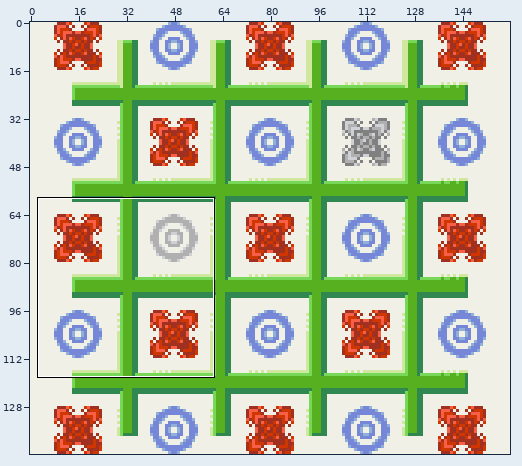
Pixel-art file: graphics/artwork/concept_art/game_5x5.ase. The first picture is a wide view before the edit; the outline marks the close-up.
Close-up. Old version:
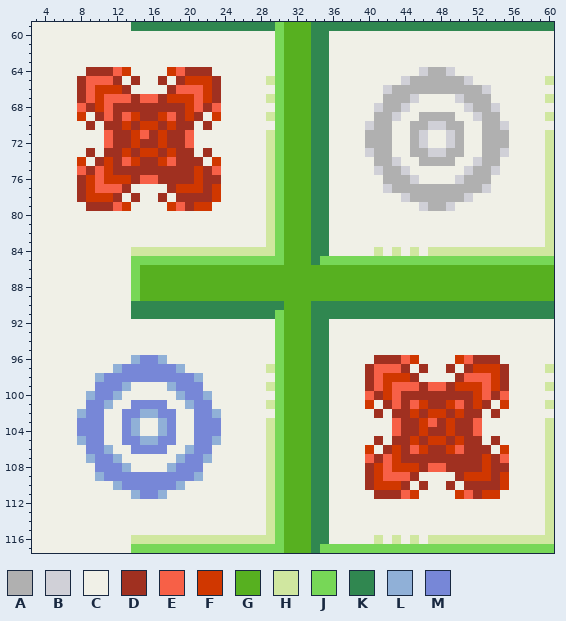
160x144 pixels, 1 frame. Shown: x 3..60, y 59..117. The commit also changed other parts of the picture, which this record leaves out.
Visible layers, top first: "Game X's and O's", "Game Arrow Grids", "Layer 1 #2", "Layer 1".
Palette (. is transparent): A #b0b0b0  B #d0d0d7  C #f0f0e7  D #a03020  E #f76047  F #d03700  G #57b020  H #d0e7a0  J #77d757  K #308750  L #90b0d7  M #7787d7
Pixels before (only the part around the change), first column x 3:
 59 CCCCCCCCCCCKKKKKKKKKKKKKKKKJGGGKKKKKKKKKKKKKKKKKKKKKKKKKKK
 60 CCCCCCCCCCCCCCCCCCCCCCCCCCCJGGGKKCCCCCCCCCCCCCCCCCCCCCCCCC
 61 CCCCCCCCCCCCCCCCCCCCCCCCCCCJGGGKKCCCCCCCCCCCCCCCCCCCCCCCCC
 62 CCCCCCCCCCCCCCCCCCCCCCCCCCCJGGGKKCCCCCCCCCCCCCCCCCCCCCCCCC
 63 CCCCCCCCCCCCCCCCCCCCCCCCCCCJGGGKKCCCCCCCCCCCCCCCCCCCCCCCCC
 64 CCCCCCDDDEFCCCCFEDDDCCCCCCCJGGGKKCCCCCCCCCCBAABCCCCCCCCCCC
 65 CCCCCDEEEDCDCCDCDFFFDCCCCCHJGGGKKCCCCCCCCBAAAAAABCCCCCCCCH
 66 CCCCCDEFFFDCCCCDEEEFDCCCCCCJGGGKKCCCCCCBAAAAAAAAAABCCCCCCC
 67 CCCCCDEFEEEDEEDFFFEFDCCCCCHJGGGKKCCCCCCAAABCCCCBAAACCCCCCH
 68 CCCCCEDFEDDDDDDDDFEDECCCCCCJGGGKKCCCCCBAABCCCCCCBAABCCCCCC
 69 CCCCCFCDEDEFDDFEDFDCFCCCCCHJGGGKKCCCCCAABCCAAAACCBAACCCCCH
 70 CCCCCCDCDDFDFFDFDDCDCCCCCCCJGGGKKCCCCBAACCAABBAACCAABCCCCC
 71 CCCCCCCCEDDFEDFDDECCCCCCCCHJGGGKKCCCCAAACCABCCBACCAAACCCCH
 72 CCCCCCCCEDDFDDFDDECCCCCCCCHJGGGKKCCCCAAACCABCCBACCAAACCCCH
 73 CCCCCCDCDDFDFFDFDDCDCCCCCCHJGGGKKCCCCBAACCAABBAACCAABCCCCH
 74 CCCCCFCDFDEFDDFEDDDCFCCCCCHJGGGKKCCCCCAABCCAAAACCBAACCCCCH
 75 CCCCCEDEFDDDDDDDDDFDECCCCCHJGGGKKCCCCCBAABCCCCCCBAABCCCCCH
 76 CCCCCDFEFFFDEEDDDDFDDCCCCCHJGGGKKCCCCCCAAABCCCCBAAACCCCCCH
 77 CCCCCDFEEEDCCCCDFFFDFCCCCCHJGGGKKCCCCCCBAAAAAAAAAABCCCCCCH
 78 CCCCCDFFFDCDCCDCDDDDFCCCCCHJGGGKKCCCCCCCCBAAAAAABCCCCCCCCH
 79 CCCCCCDDDEFCCCCFEDFFCCCCCCHJGGGKKCCCCCCCCCCBAABCCCCCCCCCCH
 80 CCCCCCCCCCCCCCCCCCCCCCCCCCHJGGGKKCCCCCCCCCCCCCCCCCCCCCCCCH
 81 CCCCCCCCCCCCCCCCCCCCCCCCCCHJGGGKKCCCCCCCCCCCCCCCCCCCCCCCCH
 82 CCCCCCCCCCCCCCCCCCCCCCCCCCHJGGGKKCCCCCCCCCCCCCCCCCCCCCCCCH
 83 CCCCCCCCCCCCCCCCCCCCCCCCCCHJGGGKKCCCCCCCCCCCCCCCCCCCCCCCCH
 84 CCCCCCCCCCCHHHHHHHHHHHHHHHHJGGGKKCCCCCHCHCHCHHHHHHHHHHHHHH
 85 CCCCCCCCCCCJJJJJJJJJJJJJJJJJGGGKJJJJJJJJJJJJJJJJJJJJJJJJJJ
 86 CCCCCCCCCCCJGGGGGGGGGGGGGGGGGGGGGGGGGGGGGGGGGGGGGGGGGGGGGG
 87 CCCCCCCCCCCJGGGGGGGGGGGGGGGGGGGGGGGGGGGGGGGGGGGGGGGGGGGGGG
 88 CCCCCCCCCCCJGGGGGGGGGGGGGGGGGGGGGGGGGGGGGGGGGGGGGGGGGGGGGG
 89 CCCCCCCCCCCJGGGGGGGGGGGGGGGGGGGGGGGGGGGGGGGGGGGGGGGGGGGGGG
 90 CCCCCCCCCCCKKKKKKKKKKKKKKKKKGGGKKKKKKKKKKKKKKKKKKKKKKKKKKK
 91 CCCCCCCCCCCKKKKKKKKKKKKKKKKJGGGKKKKKKKKKKKKKKKKKKKKKKKKKKK
 92 CCCCCCCCCCCCCCCCCCCCCCCCCCCJGGGKKCCCCCCCCCCCCCCCCCCCCCCCCC
 93 CCCCCCCCCCCCCCCCCCCCCCCCCCCJGGGKKCCCCCCCCCCCCCCCCCCCCCCCCC
 94 CCCCCCCCCCCCCCCCCCCCCCCCCCCJGGGKKCCCCCCCCCCCCCCCCCCCCCCCCC
 95 CCCCCCCCCCCCCCCCCCCCCCCCCCCJGGGKKCCCCCCCCCCCCCCCCCCCCCCCCC
 96 CCCCCCCCCCCLMMLCCCCCCCCCCCCJGGGKKCCCCCDDDEFCCCCFEDDDCCCCCC
 97 CCCCCCCCCLMMMMMMLCCCCCCCCCHJGGGKKCCCCDEEEDCDCCDCDFFFDCCCCH
 98 CCCCCCCLMMMMMMMMMMLCCCCCCCCJGGGKKCCCCDEFFFDCCCCDEEEFDCCCCC
 99 CCCCCCCMMMLCCCCLMMMCCCCCCCHJGGGKKCCCCDEFEEEDEEDFFFEFDCCCCH
100 CCCCCCLMMLCCCCCCLMMLCCCCCCCJGGGKKCCCCEDFEDDDDDDDDFEDECCCCC
101 CCCCCCMMLCCMMMMCCLMMCCCCCCHJGGGKKCCCCFCDEDEFDDFEDFDCFCCCCH
102 CCCCCLMMCCMMLLMMCCMMLCCCCCCJGGGKKCCCCCDCDDFDFFDFDDCDCCCCCC
103 CCCCCMMMCCMLCCLMCCMMMCCCCCHJGGGKKCCCCCCCEDDFEDFDDECCCCCCCH
104 CCCCCMMMCCMLCCLMCCMMMCCCCCHJGGGKKCCCCCCCEDDFDDFDDECCCCCCCH
105 CCCCCLMMCCMMLLMMCCMMLCCCCCHJGGGKKCCCCCDCDDFDFFDFDDCDCCCCCH
106 CCCCCCMMLCCMMMMCCLMMCCCCCCHJGGGKKCCCCFCDFDEFDDFEDDDCFCCCCH
107 CCCCCCLMMLCCCCCCLMMLCCCCCCHJGGGKKCCCCEDEFDDDDDDDDDFDECCCCH
108 CCCCCCCMMMLCCCCLMMMCCCCCCCHJGGGKKCCCCDFEFFFDEEDDDDFDDCCCCH
109 CCCCCCCLMMMMMMMMMMLCCCCCCCHJGGGKKCCCCDFEEEDCCCCDFFFDFCCCCH
110 CCCCCCCCCLMMMMMMLCCCCCCCCCHJGGGKKCCCCDFFFDCDCCDCDDDDFCCCCH
111 CCCCCCCCCCCLMMLCCCCCCCCCCCHJGGGKKCCCCCDDDEFCCCCFEDFFCCCCCH
112 CCCCCCCCCCCCCCCCCCCCCCCCCCHJGGGKKCCCCCCCCCCCCCCCCCCCCCCCCH
113 CCCCCCCCCCCCCCCCCCCCCCCCCCHJGGGKKCCCCCCCCCCCCCCCCCCCCCCCCH
114 CCCCCCCCCCCCCCCCCCCCCCCCCCHJGGGKKCCCCCCCCCCCCCCCCCCCCCCCCH
115 CCCCCCCCCCCCCCCCCCCCCCCCCCHJGGGKKCCCCCCCCCCCCCCCCCCCCCCCCH
116 CCCCCCCCCCCHHHHHHHHHHHHHHHHJGGGKKCCCCCHCHCHCHHHHHHHHHHHHHH
117 CCCCCCCCCCCJJJJJJJJJJJJJJJJJGGGKJJJJJJJJJJJJJJJJJJJJJJJJJJ
The result:
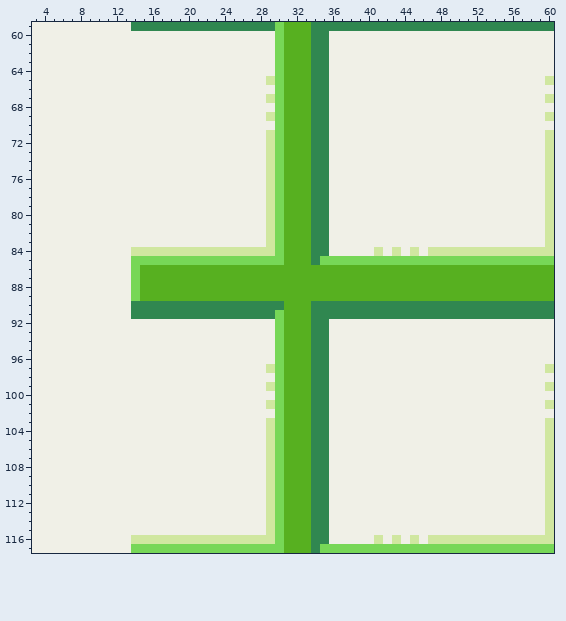
The edit:
layer "Game X's and O's" now hidden
y 64: x 9..13 DDDEF -> CCCCC; x 18..22 FEDDD -> CCCCC; x 46..49 BAAB -> CCCC
y 65: x 8..12 DEEED -> CCCCC; x 14 D -> C; x 17 D -> C; x 19..23 DFFFD -> CCCCC; x 44..51 BAAAAAAB -> CCCCCCCC
y 66: x 8..13 DEFFFD -> CCCCCC; x 18..23 DEEEFD -> CCCCCC; x 42..53 BAAAAAAAAAAB -> CCCCCCCCCCCC
y 67: x 8..23 DEFEEEDEEDFFFEFD -> CCCCCCCCCCCCCCCC; x 42..45 AAAB -> CCCC; x 50..53 BAAA -> CCCC
y 68: x 8..23 EDFEDDDDDDDDFEDE -> CCCCCCCCCCCCCCCC; x 41..44 BAAB -> CCCC; x 51..54 BAAB -> CCCC
y 69: x 8 F -> C; x 10..21 DEDEFDDFEDFD -> CCCCCCCCCCCC; x 23 F -> C; x 41..43 AAB -> CCC; x 46..49 AAAA -> CCCC; x 52..54 BAA -> CCC
y 70: x 9 D -> C; x 11..20 DDFDFFDFDD -> CCCCCCCCCC; x 22 D -> C; x 40..42 BAA -> CCC; x 45..50 AABBAA -> CCCCCC; x 53..55 AAB -> CCC
y 71: x 11..20 EDDFEDFDDE -> CCCCCCCCCC; x 40..42 AAA -> CCC; x 45..46 AB -> CC; x 49..50 BA -> CC; x 53..55 AAA -> CCC
y 72: x 11..20 EDDFDDFDDE -> CCCCCCCCCC; x 40..42 AAA -> CCC; x 45..46 AB -> CC; x 49..50 BA -> CC; x 53..55 AAA -> CCC
y 73: x 9 D -> C; x 11..20 DDFDFFDFDD -> CCCCCCCCCC; x 22 D -> C; x 40..42 BAA -> CCC; x 45..50 AABBAA -> CCCCCC; x 53..55 AAB -> CCC
y 74: x 8 F -> C; x 10..21 DFDEFDDFEDDD -> CCCCCCCCCCCC; x 23 F -> C; x 41..43 AAB -> CCC; x 46..49 AAAA -> CCCC; x 52..54 BAA -> CCC
y 75: x 8..23 EDEFDDDDDDDDDFDE -> CCCCCCCCCCCCCCCC; x 41..44 BAAB -> CCCC; x 51..54 BAAB -> CCCC
y 76: x 8..23 DFEFFFDEEDDDDFDD -> CCCCCCCCCCCCCCCC; x 42..45 AAAB -> CCCC; x 50..53 BAAA -> CCCC
y 77: x 8..13 DFEEED -> CCCCCC; x 18..23 DFFFDF -> CCCCCC; x 42..53 BAAAAAAAAAAB -> CCCCCCCCCCCC
y 78: x 8..12 DFFFD -> CCCCC; x 14 D -> C; x 17 D -> C; x 19..23 DDDDF -> CCCCC; x 44..51 BAAAAAAB -> CCCCCCCC
y 79: x 9..13 DDDEF -> CCCCC; x 18..22 FEDFF -> CCCCC; x 46..49 BAAB -> CCCC
y 96: x 14..17 LMML -> CCCC; x 41..45 DDDEF -> CCCCC; x 50..54 FEDDD -> CCCCC
y 97: x 12..19 LMMMMMML -> CCCCCCCC; x 40..44 DEEED -> CCCCC; x 46 D -> C; x 49 D -> C; x 51..55 DFFFD -> CCCCC
y 98: x 10..21 LMMMMMMMMMML -> CCCCCCCCCCCC; x 40..45 DEFFFD -> CCCCCC; x 50..55 DEEEFD -> CCCCCC
y 99: x 10..13 MMML -> CCCC; x 18..21 LMMM -> CCCC; x 40..55 DEFEEEDEEDFFFEFD -> CCCCCCCCCCCCCCCC
y 100: x 9..12 LMML -> CCCC; x 19..22 LMML -> CCCC; x 40..55 EDFEDDDDDDDDFEDE -> CCCCCCCCCCCCCCCC
y 101: x 9..11 MML -> CCC; x 14..17 MMMM -> CCCC; x 20..22 LMM -> CCC; x 40 F -> C; x 42..53 DEDEFDDFEDFD -> CCCCCCCCCCCC; x 55 F -> C
y 102: x 8..10 LMM -> CCC; x 13..18 MMLLMM -> CCCCCC; x 21..23 MML -> CCC; x 41 D -> C; x 43..52 DDFDFFDFDD -> CCCCCCCCCC; x 54 D -> C
y 103: x 8..10 MMM -> CCC; x 13..14 ML -> CC; x 17..18 LM -> CC; x 21..23 MMM -> CCC; x 43..52 EDDFEDFDDE -> CCCCCCCCCC
y 104: x 8..10 MMM -> CCC; x 13..14 ML -> CC; x 17..18 LM -> CC; x 21..23 MMM -> CCC; x 43..52 EDDFDDFDDE -> CCCCCCCCCC
y 105: x 8..10 LMM -> CCC; x 13..18 MMLLMM -> CCCCCC; x 21..23 MML -> CCC; x 41 D -> C; x 43..52 DDFDFFDFDD -> CCCCCCCCCC; x 54 D -> C
y 106: x 9..11 MML -> CCC; x 14..17 MMMM -> CCCC; x 20..22 LMM -> CCC; x 40 F -> C; x 42..53 DFDEFDDFEDDD -> CCCCCCCCCCCC; x 55 F -> C
y 107: x 9..12 LMML -> CCCC; x 19..22 LMML -> CCCC; x 40..55 EDEFDDDDDDDDDFDE -> CCCCCCCCCCCCCCCC
y 108: x 10..13 MMML -> CCCC; x 18..21 LMMM -> CCCC; x 40..55 DFEFFFDEEDDDDFDD -> CCCCCCCCCCCCCCCC
y 109: x 10..21 LMMMMMMMMMML -> CCCCCCCCCCCC; x 40..45 DFEEED -> CCCCCC; x 50..55 DFFFDF -> CCCCCC
y 110: x 12..19 LMMMMMML -> CCCCCCCC; x 40..44 DFFFD -> CCCCC; x 46 D -> C; x 49 D -> C; x 51..55 DDDDF -> CCCCC
y 111: x 14..17 LMML -> CCCC; x 41..45 DDDEF -> CCCCC; x 50..54 FEDFF -> CCCCC
Pixel boxes of the changes (left, top, right, bottom) in both close-ups:
changed: (77, 67, 221, 211)
changed: (365, 67, 509, 211)
changed: (77, 355, 221, 499)
changed: (365, 355, 509, 499)
